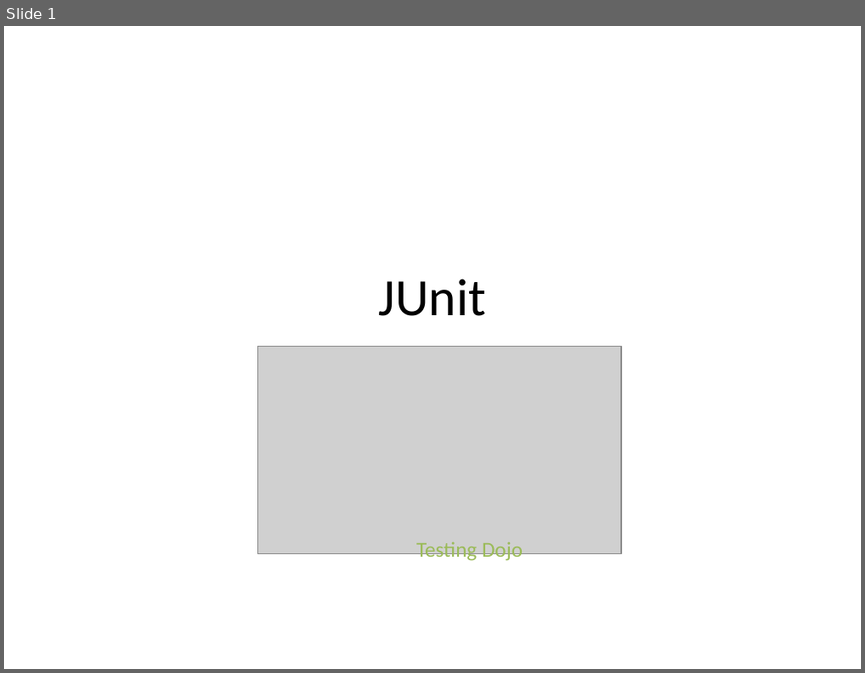
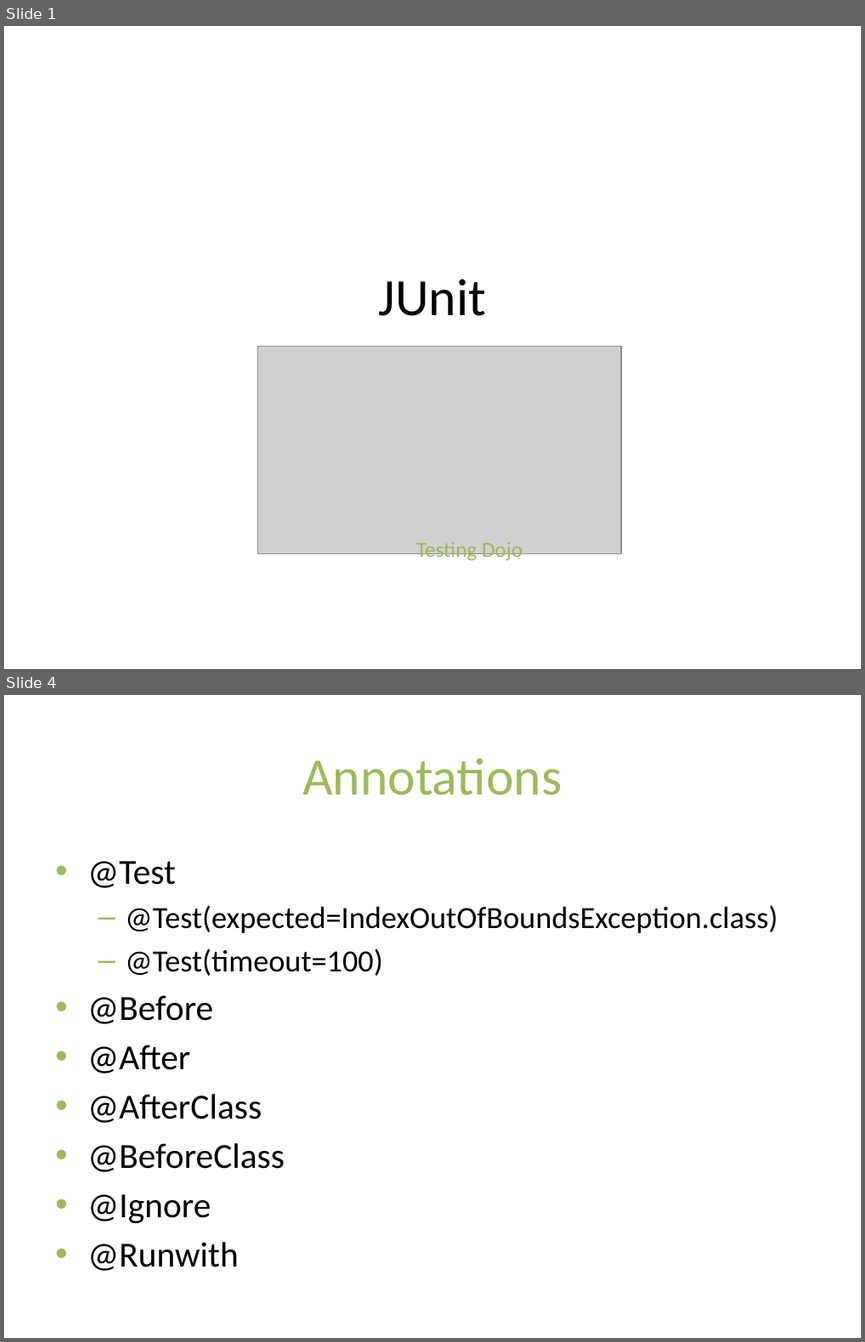
Before and after one commit to LNatasha/TestingDojo, a slide deck: JUnit/JUnit.pptx. Shown one above the other, each under a label of ours: slide 1 before the commit, slides 1 and 4 after it; the slides between them are not shown. The pictures are 865x673 and 865x1342 pixels, drawn with LibreOffice and Linux fonts; fonts in the diff are those of the drawing; grey boxes stand for pictures. Boxes give left, top, right and bottom in pixels: in the first picture for what was removed or moved away, otherwise in the second. Text is boxed around its words. In the diff, an @@ line names an element or a change of style, - is before the commit and + after.

```diff
--- a/JUnit/JUnit.pptx
+++ b/JUnit/JUnit.pptx
@@ slide 4 added at (4,695,861,1338), background #FFFFFF @@
@@ title added at (302,758,562,795), 44 pt, text #9BBB59 @@
+Annotations
@@ text added at (87,861,778,1270), 25.9 pt, text #000000 @@
+• @Test
+  – @Test(expected=IndexOutOfBoundsException.class)
+  – @Test(timeout=100)
+• @Before
+• @After
+• @AfterClass
+• @BeforeClass
+• @Ignore
+• @Runwith
```
Also in this commit, not shown: 2 slides changed, 12 other files.
